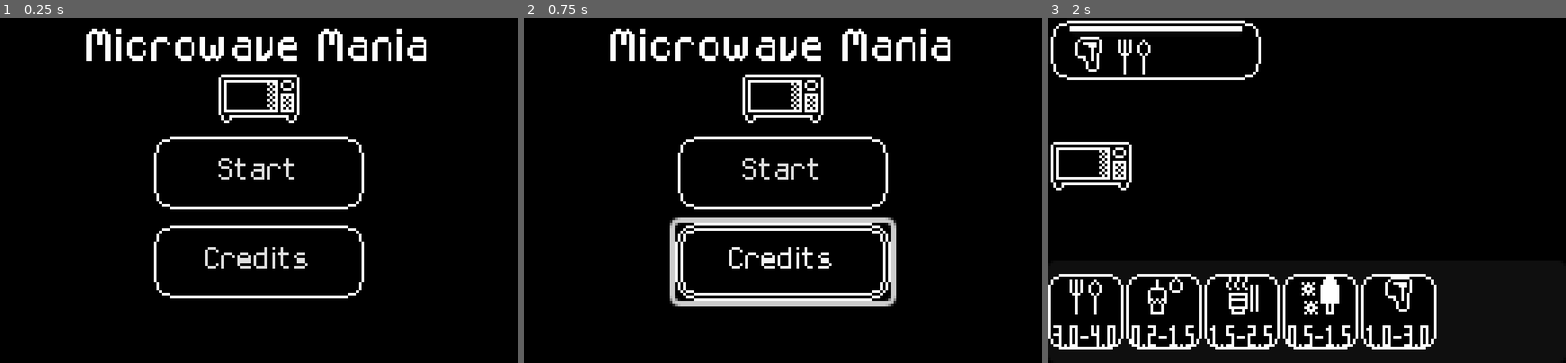
Above: before the commit, frames 1-3 (left to right).
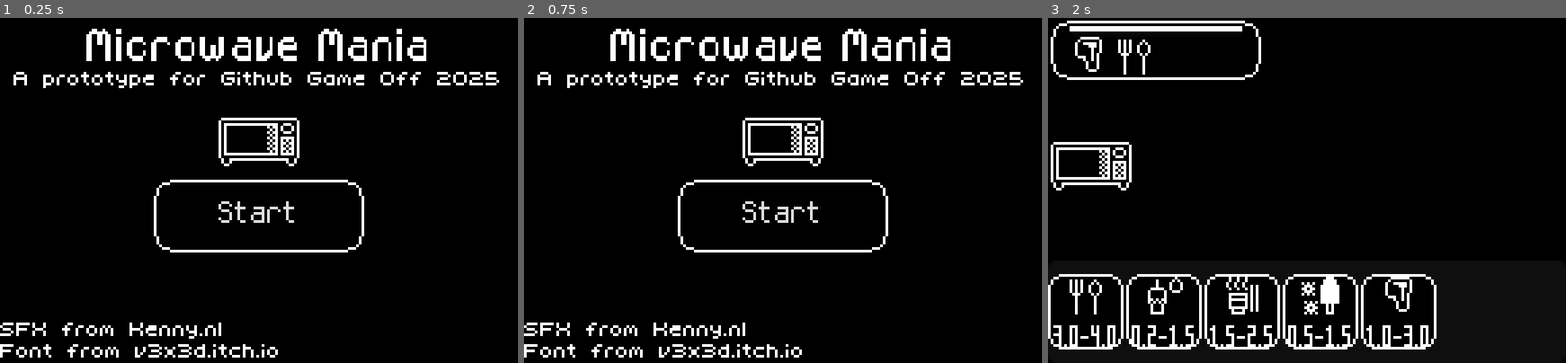
Above: after the commit, the same moments.

Repository: SpntKbrg/microwave-game
Game: Godot game, scene res://scenes/release/main_menu.tscn
Same seed, same stepped clock (60 frames per second), same inputs: the game is played once before the commit and once after it.
Inputs (mouse positions are in pixels of both pictures, inside the frame that each line leads up to):
- Up to frame 1 (0.25 s): no input
- Up to frame 2 (0.75 s): click (783, 262) at 0.5 s, where only the run before the commit has a clickable "Credits"
- Up to frame 3 (2 s): click "Start" at 1.25 s

The runs differ from the first frame. In frame 1, 6.8% of the frame differs, in the area x 0-97%, y 15-99%; in frame 2, 9.2%; in frame 3, nothing differs.

Commit message:
Update main menu

Diff:
--- a/assets/ui/main_theme.tres
+++ b/assets/ui/main_theme.tres
@@ -116,6 +116,10 @@
 HSlider/styles/slider = SubResource("StyleBoxLine_8wxma")
 HeaderLarge/font_sizes/font_size = 12
 Label/fonts/font = ExtResource("1_r315b")
+LabelTiny/base_type = &"Label"
+LabelTiny/constants/line_spacing = -2
+LabelTiny/font_sizes/font_size = 5
+LabelTiny/fonts/font = ExtResource("5_ufljk")
 Panel/styles/panel = SubResource("StyleBoxFlat_7fqi6")
 ProgressBar/font_sizes/font_size = 5
 ProgressBar/fonts/font = ExtResource("5_ufljk")
--- a/scenes/release/main_menu.tscn
+++ b/scenes/release/main_menu.tscn
@@ -64,10 +64,24 @@
 text = "Start"
 script = ExtResource("4_g4g51")
 
-[node name="Button2" type="Button" parent="Panel/VBoxContainer"]
-custom_minimum_size = Vector2(64, 18)
-layout_mode = 2
+[node name="Label2" type="Label" parent="Panel"]
+layout_mode = 0
+offset_top = 110.0
+offset_right = 192.0
+offset_bottom = 140.0
 theme = ExtResource("2_goxi2")
-text = "Credits"
+theme_type_variation = &"LabelTiny"
+text = "SFX from Kenny.nl
+Font from v3x3d.itch.io"
+
+[node name="Label3" type="Label" parent="Panel"]
+layout_mode = 0
+offset_top = 17.0
+offset_right = 191.0
+offset_bottom = 47.0
+theme = ExtResource("2_goxi2")
+theme_type_variation = &"LabelTiny"
+text = "A prototype for Github Game Off 2025"
+horizontal_alignment = 1
 
 [connection signal="pressed" from="Panel/VBoxContainer/Button" to="Panel/VBoxContainer/Button" method="_on_button_pressed"]
